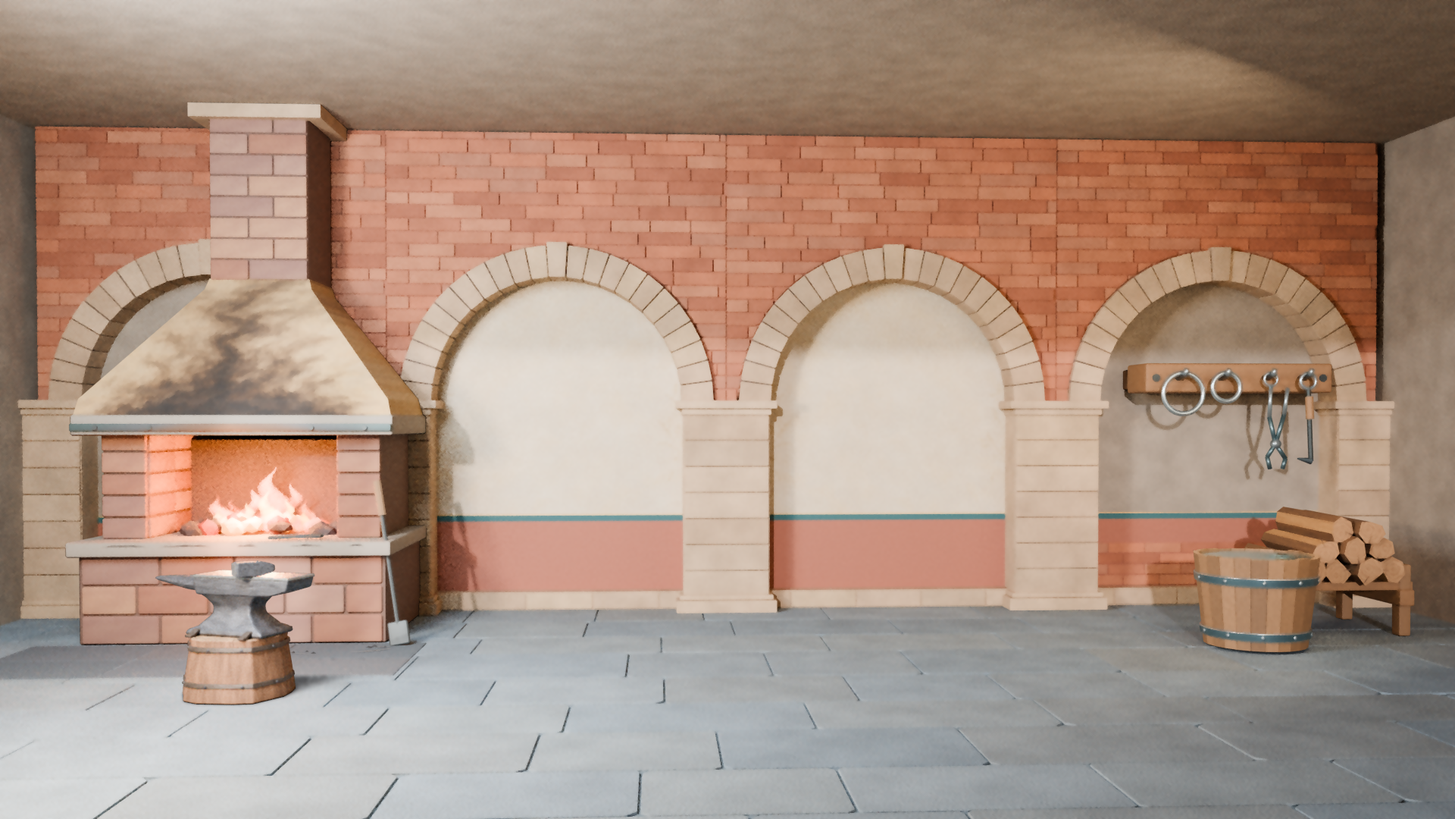
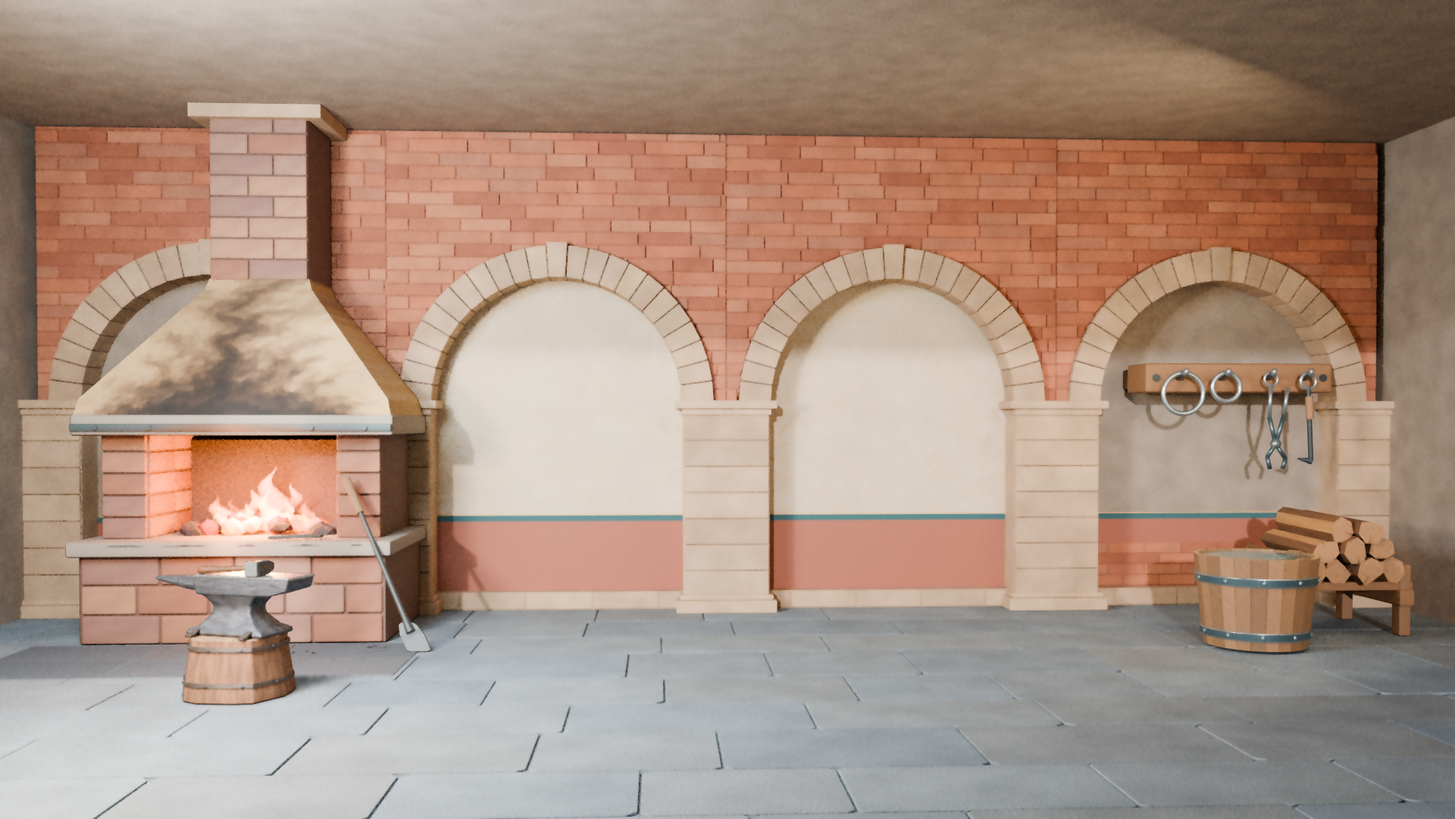
Comparing the layer stacks of the two 1455 x 819 images. Changes:
painted on "铁砧与木墩" over [191, 558, 316, 698]
painted on "铁砧与墩座投影" over [191, 608, 483, 698]
painted on "锻炉与炉火" over [325, 463, 433, 653]
painted on "炉光与道具在建筑上的投影" over [325, 393, 582, 677]
